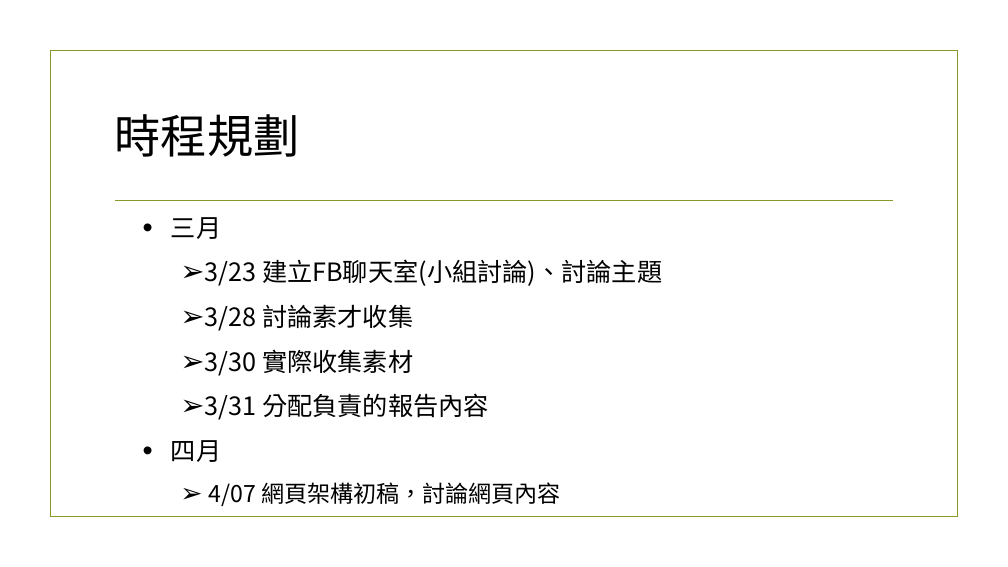
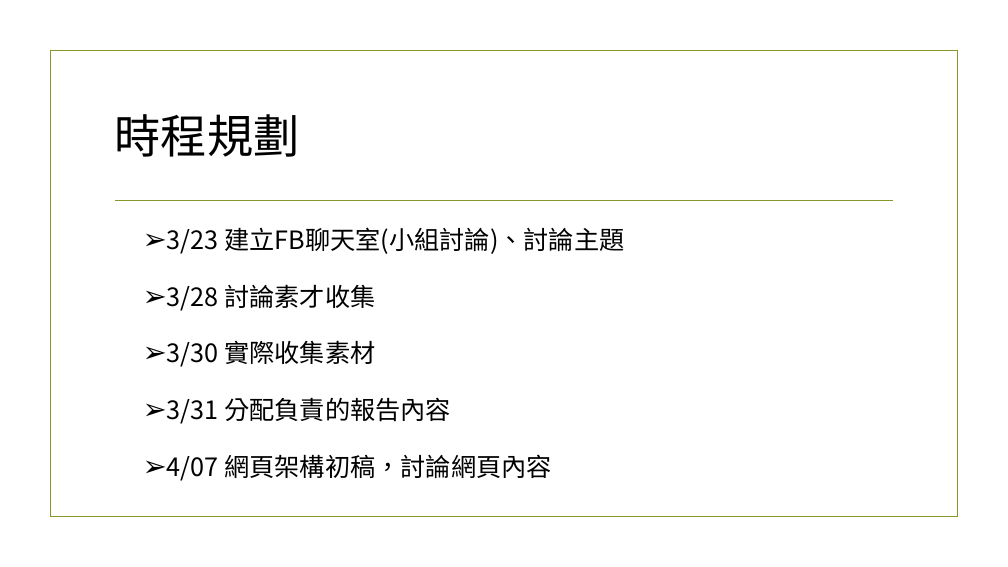
Before and after one commit to NTUST/Team-8, a slide deck: slide 4 of YUMMY-NTUST.pptx. Drawn at 1008x567 pixels with LibreOffice and Linux fonts; fonts in the diff are those of the drawing; background and template pictures are left out. Boxes give left, top, right and bottom in pixels: in the first picture for what was removed or moved away, otherwise in the second. Text is boxed around its words. In the diff, an @@ line names an element or a change of style, - is before the commit and + after.

```diff
--- a/YUMMY-NTUST.pptx
+++ b/YUMMY-NTUST.pptx
@@ text "3/23 建立FB聊天室(小組討論)、討論主題" at <box>167,227,624,481</box>: size 22 to 24 pt in "4/07 網頁架構初稿，討論網頁內容"; list level 3 to 2 in "3/23 建立FB聊天室(小組討論)、討論主題"; line spacing 1.1 to 1.5; list level 3 to 2 in "3/28 討論素才收集"; list level 3 to 2 in "3/30 實際收集素材"; list level 3 to 2 in "3/31 分配負責的報告內容"; list level 3 to 2 in "4/07 網頁架構初稿，討論網頁內容" @@
@@ text at <box>171,217,221,239</box>: paragraph removed @@
-  • 三月
@@ text at <box>171,440,221,462</box>: paragraph removed @@
-  • 四月
```
Also in this commit, not shown: 5 other slides changed, 2 slides removed.
